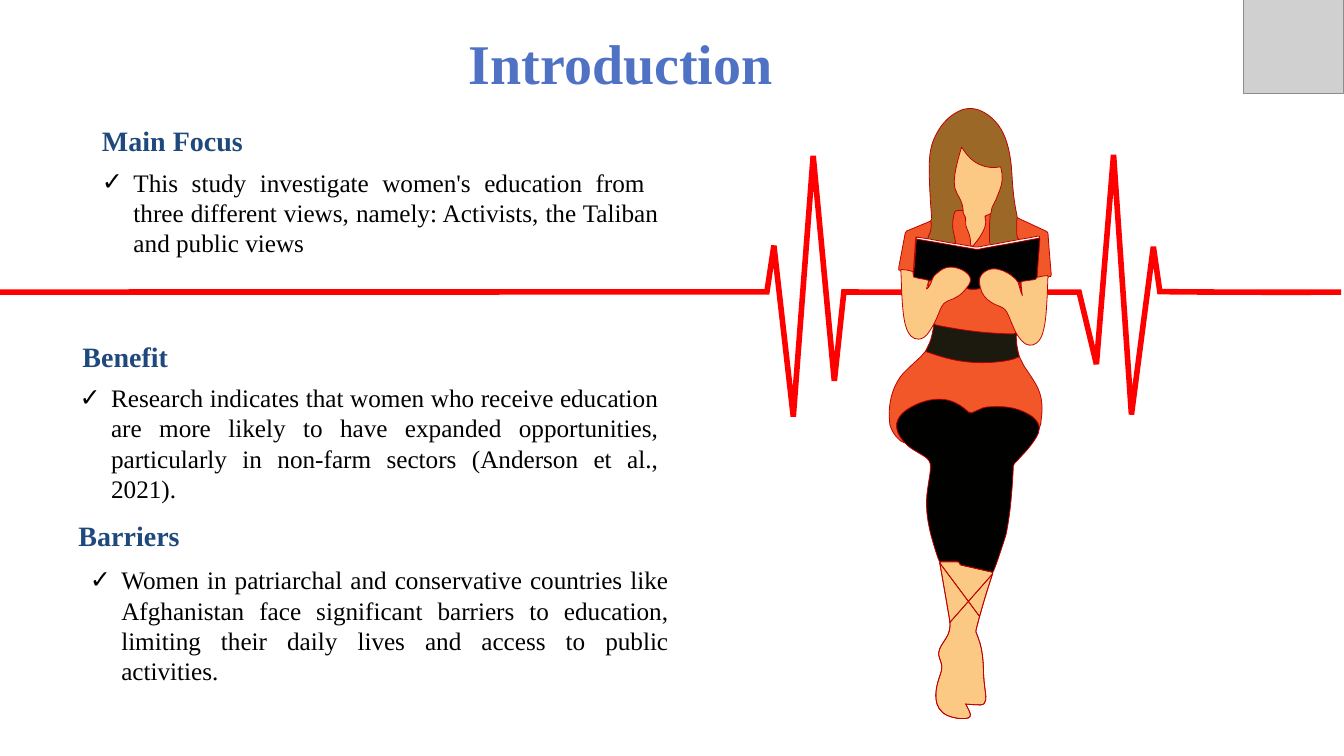
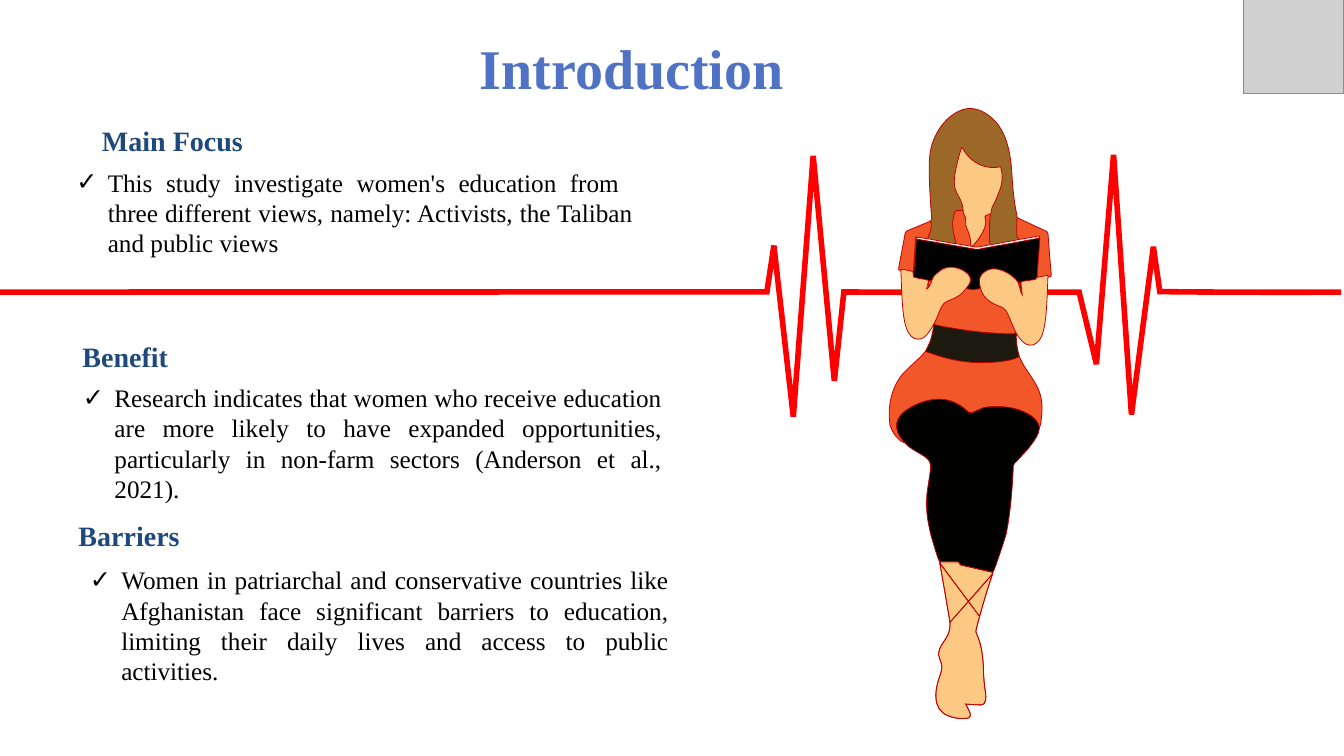
Before and after one commit to Saboor-Hamedi/Master-Thesis, a slide deck: slide 4 of thesis presentation/Thesis Presetation.pptx. Drawn at 1344x756 pixels with LibreOffice and Linux fonts; fonts in the diff are those of the drawing; grey boxes stand for pictures; background and template pictures are left out. Boxes give left, top, right and bottom in pixels: in the first picture for what was removed or moved away, otherwise in the second. Text is boxed around its words. In the diff, an @@ line names an element or a change of style, - is before the commit and + after.

```diff
--- a/thesis presentation/Thesis Presetation.pptx
+++ b/thesis presentation/Thesis Presetation.pptx
@@ text "Introduction": place and size @@
-text "Introduction" at bbox=[469, 45, 773, 85]
+text "Introduction" at bbox=[480, 50, 784, 90]
@@ text "This study investigate women's education ...": place and size @@
-text "This study investigate women's education ..." at bbox=[133, 174, 658, 258]
+text "This study investigate women's education ..." at bbox=[108, 174, 632, 258]
@@ text "Research indicates that women who ...": place and size @@
-text "Research indicates that women who ..." at bbox=[111, 389, 658, 503]
+text "Research indicates that women who ..." at bbox=[114, 389, 662, 503]
```
Also in this commit, not shown: 15 other slides changed, 2 slides added, 4 slides removed.
